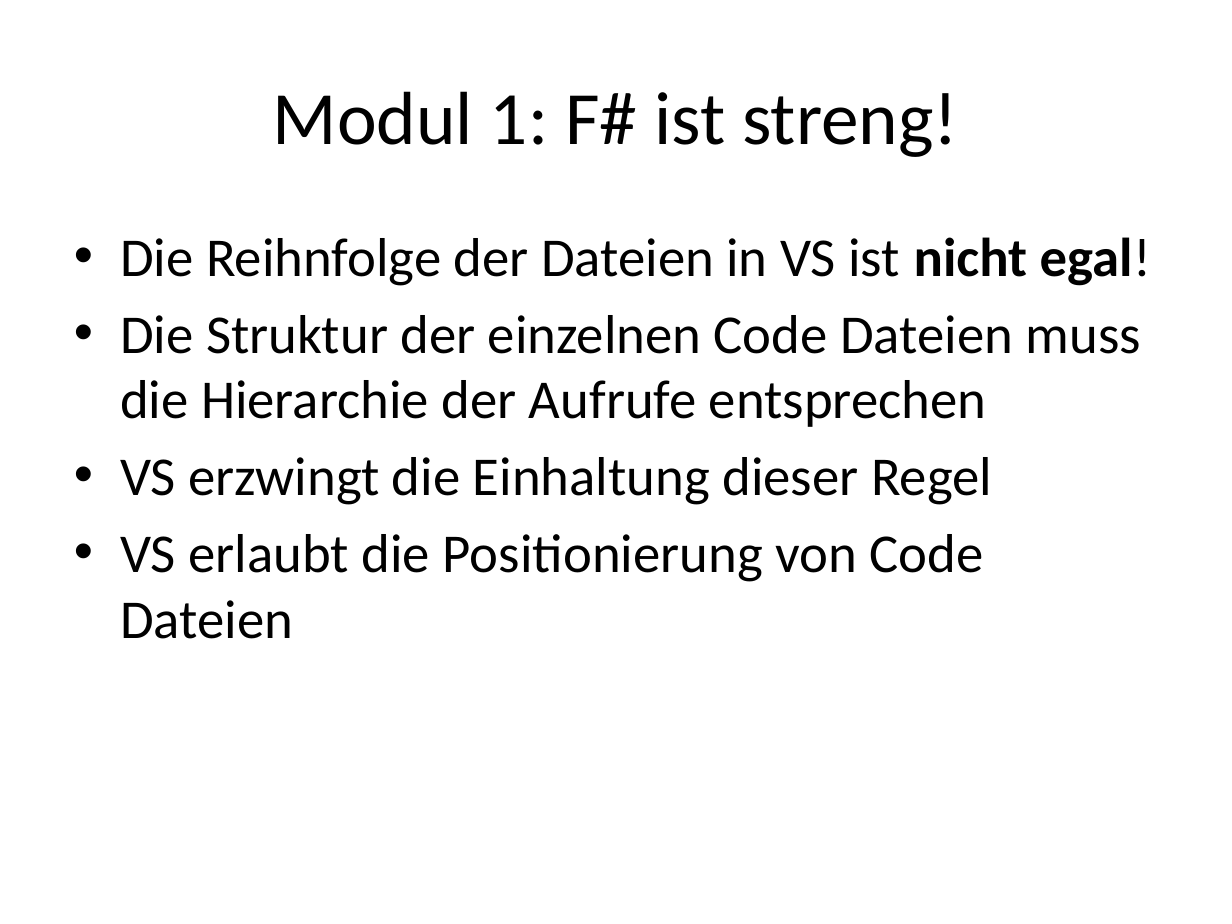
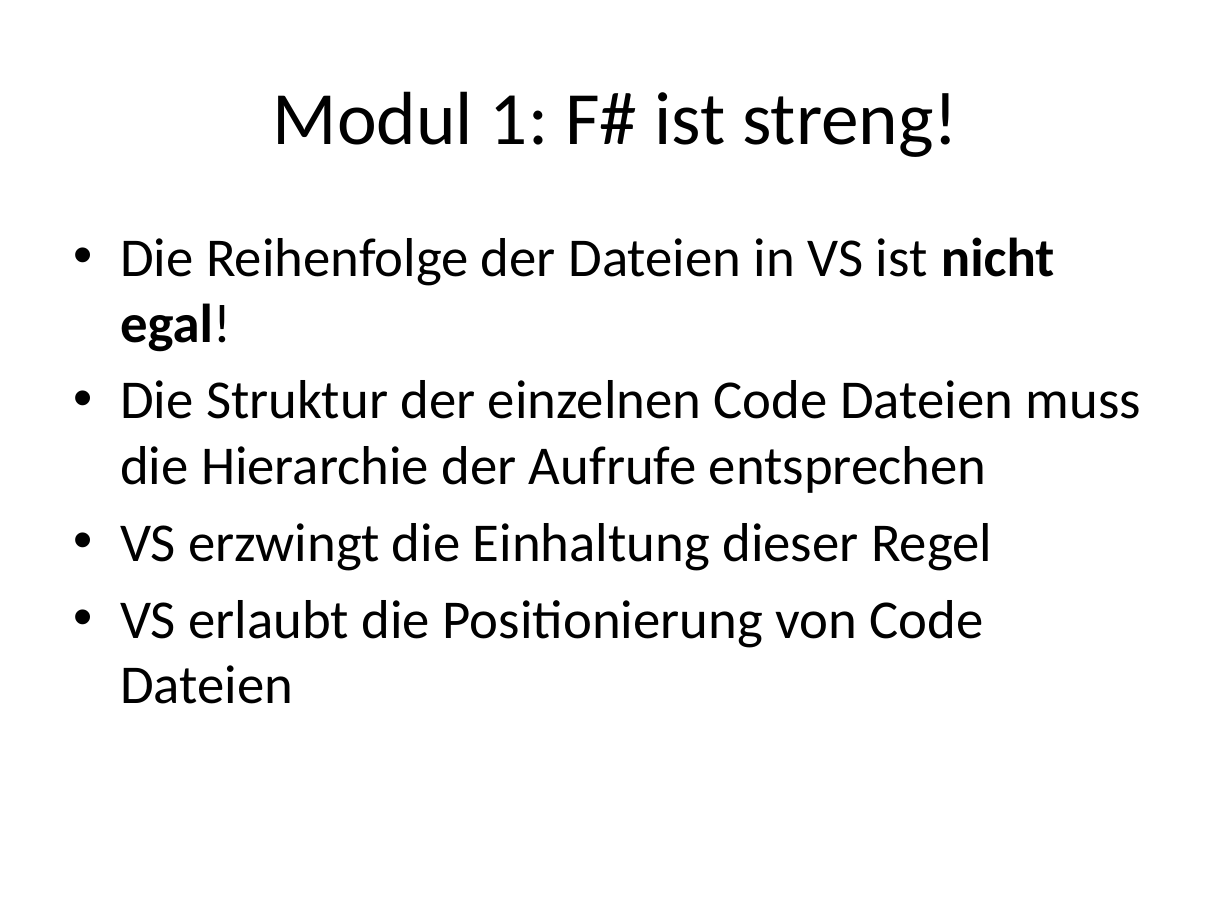
Before and after one commit to nasserbrake/Spartakiade2017, a slide deck: slide 31 of FSharp.pptx. Drawn at 1232x924 pixels with LibreOffice and Linux fonts; fonts in the diff are those of the drawing. Boxes give left, top, right and bottom in pixels: in the first picture for what was removed or moved away, otherwise in the second. Text is boxed around its words. In the diff, an @@ line names an element or a change of style, - is before the commit and + after.

```diff
--- a/FSharp.pptx
+++ b/FSharp.pptx
@@ text at [120, 237, 1055, 352]: text changed @@
-• Die Reihnfolge der Dateien in VS ist nicht egal!
+• Die Reihenfolge der Dateien in VS ist nicht egal!
```
Also in this commit, not shown: 2 other slides changed, 1 slide added, 4 other files.
